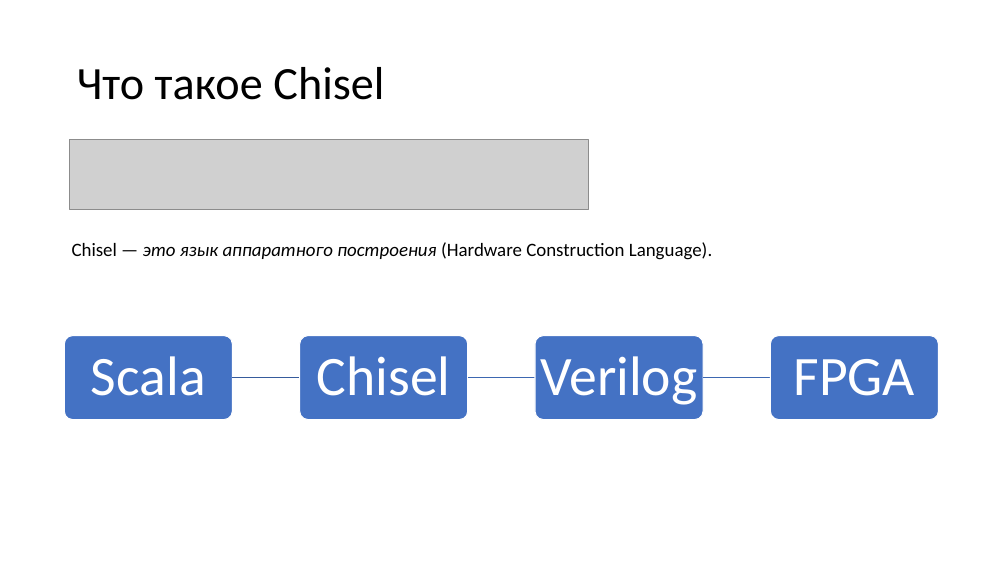
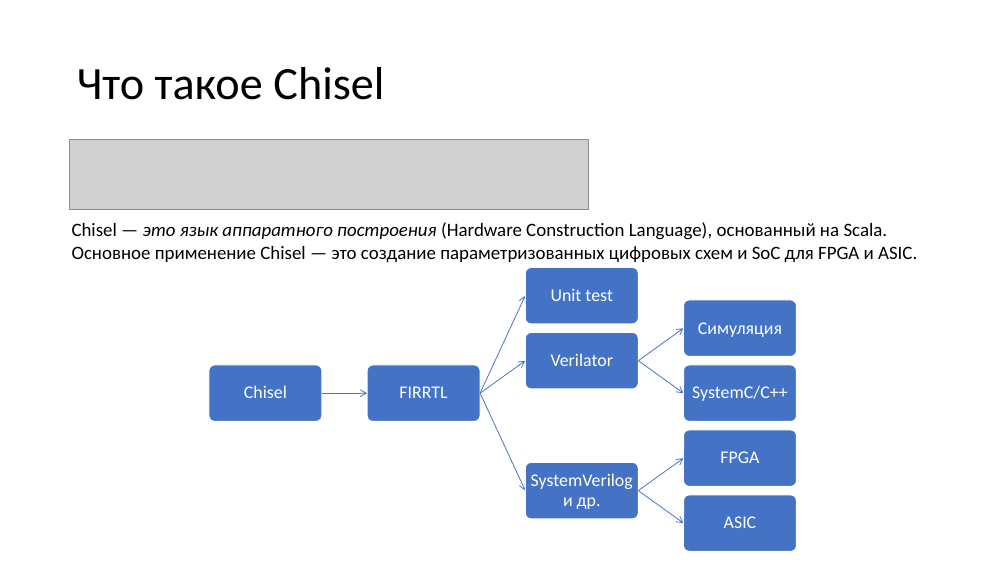
Before and after one commit to Asevulon/Maga_Tests_Chisel, a slide deck: slide 2 of Тестрирование на чизеле.pptx. Drawn at 1008x567 pixels with LibreOffice and Linux fonts; fonts in the diff are those of the drawing; grey boxes stand for pictures. Boxes give left, top, right and bottom in pixels: in the first picture for what was removed or moved away, otherwise in the second. Text is boxed around its words. In the diff, an @@ line names an element or a change of style, - is before the commit and + after.

```diff
--- a/Тестрирование на чизеле.pptx
+++ b/Тестрирование на чизеле.pptx
@@ text at (72,222,917,262): text changed @@
-Chisel — это язык аппаратного построения (Hardware Construction Language).
+Chisel — это язык аппаратного построения (Hardware Construction Language), основанный на Scala.
+Основное применение Chisel — это создание параметризованных цифровых схем и SoC для FPGA и ASIC.
@@ rounded rectangle: place and size @@
-rounded rectangle at (535,336,703,420)
+rounded rectangle at (526,333,638,389)
@@ rounded rectangle: place and size @@
-rounded rectangle at (64,336,232,420)
+rounded rectangle at (209,365,321,422)
@@ text "Chisel": place and size @@
-text "Chisel" at (317,356,451,396)
+text "Chisel" at (244,385,287,398)
@@ text "Chisel" at (244,385,287,398): size 53 to 17 pt; less space between paragraphs @@
@@ rounded rectangle: place and size @@
-rounded rectangle at (299,336,467,420)
+rounded rectangle at (368,365,480,422)
@@ freeform shape at (479,360,526,395): outline #3E67B2 1 pt to #4472C4 0.75 pt; rotation 0 to 324 degrees; outline redrawn @@
@@ rounded rectangle: place and size @@
-rounded rectangle at (771,336,938,420)
+rounded rectangle at (684,365,796,422)
@@ group removed at (91,356,771,405): 2 texts, 2 freeform shapes @@
-Scala
-Verilog
@@ text "FPGA" at (720,451,759,463): size 53 to 17 pt; less space between paragraphs @@
@@ text "FPGA": place and size @@
-text "FPGA" at (794,359,916,396)
+text "FPGA" at (720,451,759,463)
@@ group added at (322,268,796,552): 7 freeform shapes, 7 texts, 5 rounded rectangles @@
+FIRRTL
+Unit test
+Verilator
+Симуляция
+SystemC/C++
+SystemVerilog и др.
+ASIC
```
Also in this commit, not shown: 3 other slides changed, 2 slides added.
